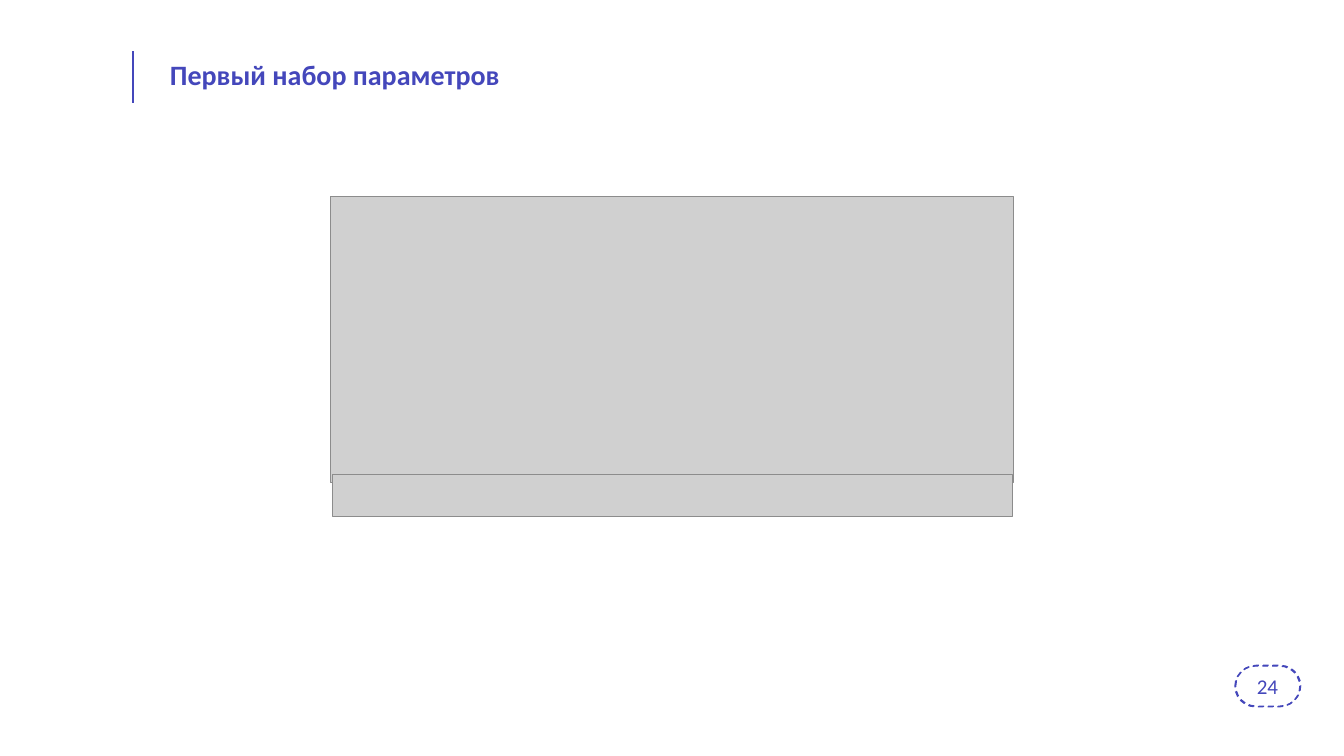
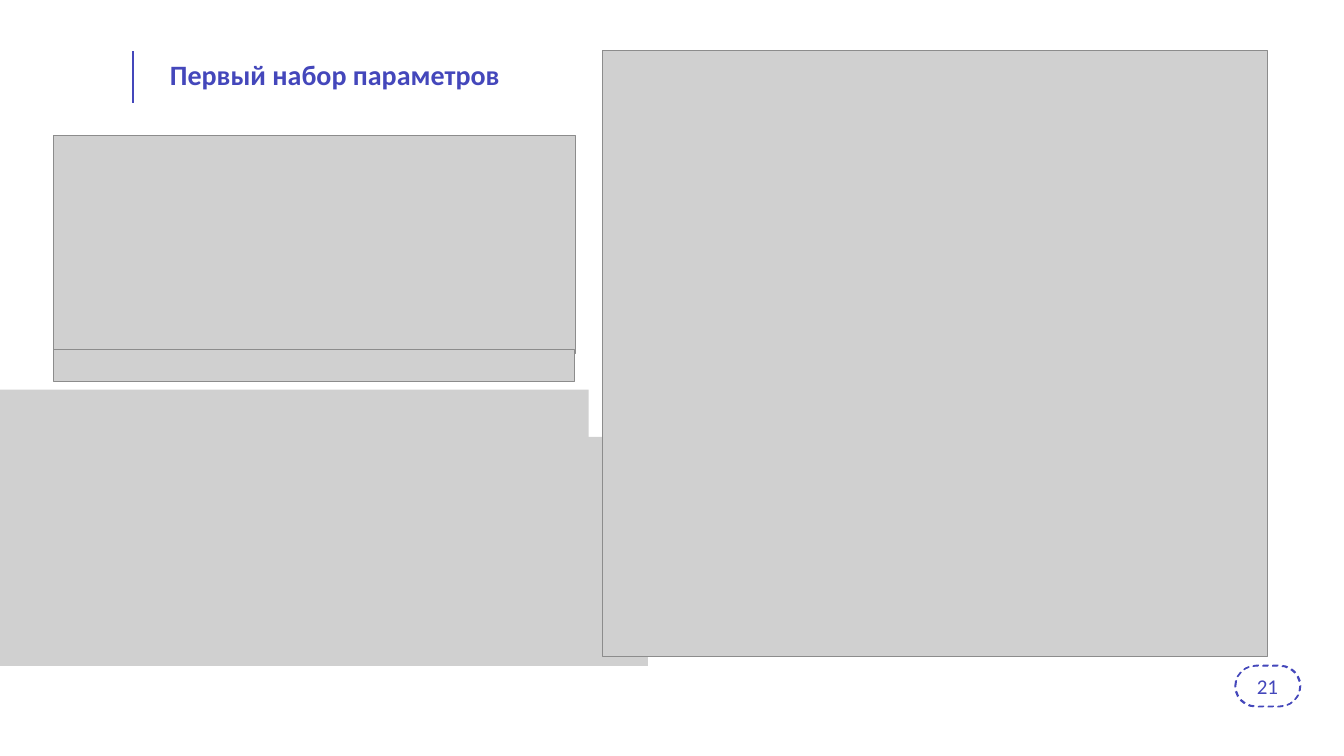
Before and after one commit to PytAZU/Diss, a slide deck: slide 21 of Шаблон_презентации_для_защит_ПИШ.pptx (slide 22 before the commit). Drawn at 1344x756 pixels with LibreOffice and Linux fonts; fonts in the diff are those of the drawing; grey boxes stand for pictures; background and template pictures are left out. Boxes give left, top, right and bottom in pixels: in the first picture for what was removed or moved away, otherwise in the second. Text is boxed around its words. In the diff, an @@ line names an element or a change of style, - is before the commit and + after.

```diff
--- a/Шаблон_презентации_для_защит_ПИШ.pptx
+++ b/Шаблон_презентации_для_защит_ПИШ.pptx
@@ picture added at bbox=[603, 50, 1267, 656] @@
@@ picture: place and size @@
-picture at bbox=[331, 197, 1014, 482]
+picture at bbox=[53, 135, 576, 353]
@@ picture: place and size @@
-picture at bbox=[333, 474, 1013, 516]
+picture at bbox=[54, 350, 575, 382]
@@ picture added at bbox=[0, 390, 589, 438] @@
@@ picture added at bbox=[0, 437, 626, 484] @@
@@ picture added at bbox=[0, 484, 641, 531] @@
@@ picture added at bbox=[0, 529, 653, 577] @@
@@ picture added at bbox=[0, 574, 647, 621] @@
@@ picture added at bbox=[0, 619, 647, 666] @@
@@ text at bbox=[1257, 680, 1278, 694]: text changed @@
-24
+21
```
Also in this commit, not shown: 17 other slides changed, 4 slides removed, 1 other file.
